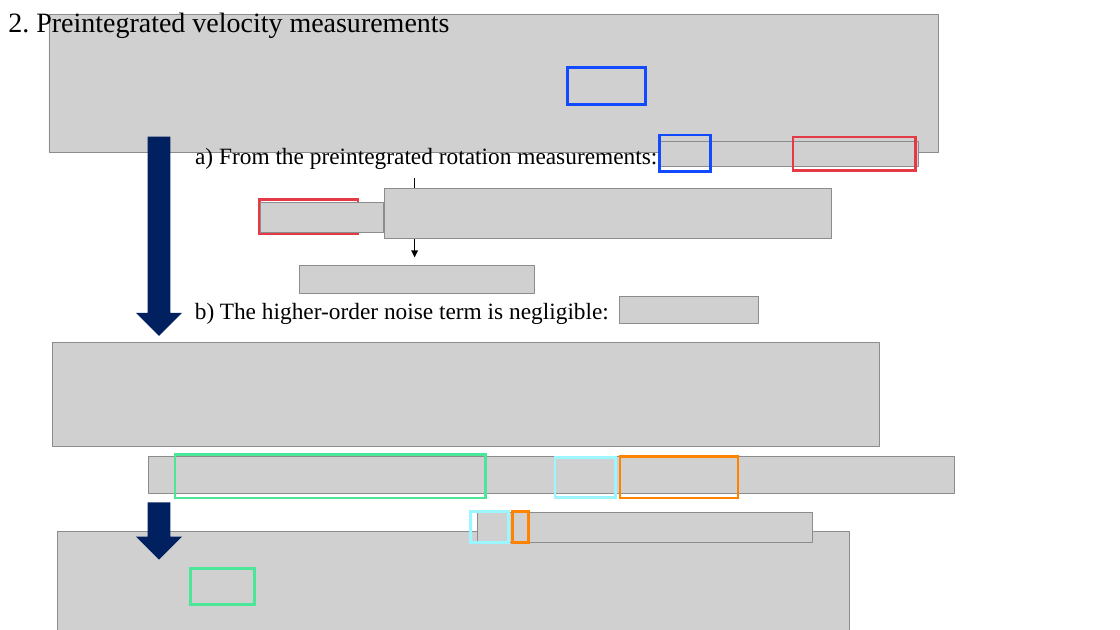
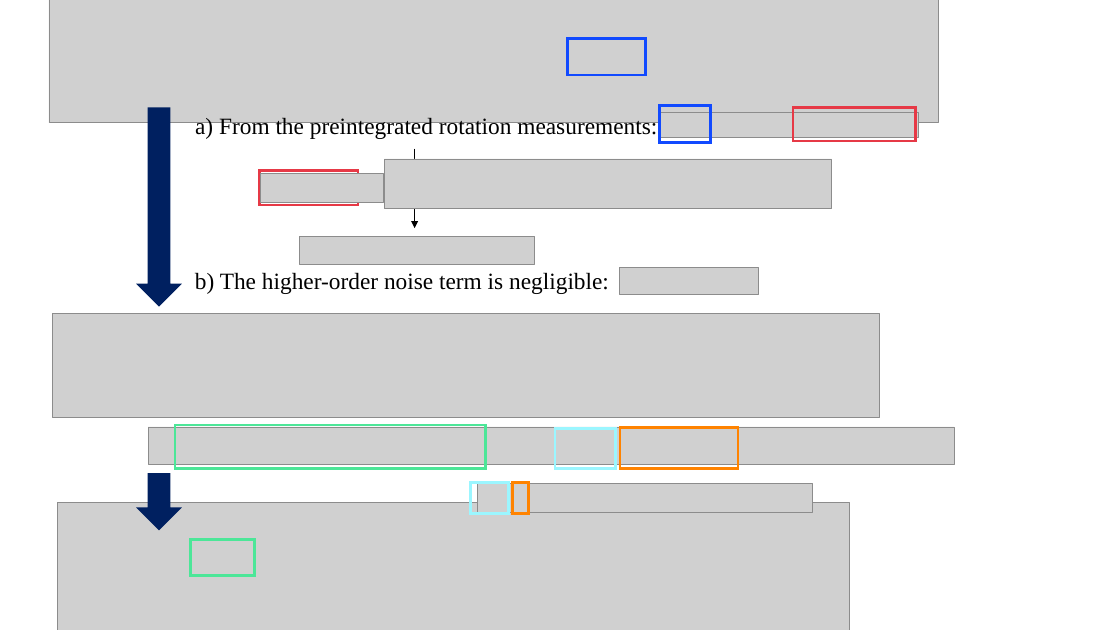
Before and after one commit to LimHyungTae/LimHyungTae.github.io, a slide deck: slide 9 of img/preintegration/preintegration_v2.pptx. Drawn at 1120x630 pixels with LibreOffice and Linux fonts; fonts in the diff are those of the drawing; grey boxes stand for pictures. Boxes give left, top, right and bottom in pixels: in the first picture for what was removed or moved away, otherwise in the second. Text is boxed around its words. In the diff, an @@ line names an element or a change of style, - is before the commit and + after.

```diff
--- a/img/preintegration/preintegration_v2.pptx
+++ b/img/preintegration/preintegration_v2.pptx
@@ text removed at (x1=8, y1=10, x2=450, y2=37) @@
-2. Preintegrated velocity measurements
@@ 10 pictures, 10 rectangles, 2 texts, 2 down arrows, 1 arrow moved together from (x1=49, y1=14, x2=954, y2=630) to (x1=49, y1=0, x2=954, y2=630) @@
```
Also in this commit, not shown: 3 other slides changed, 8 other files.
